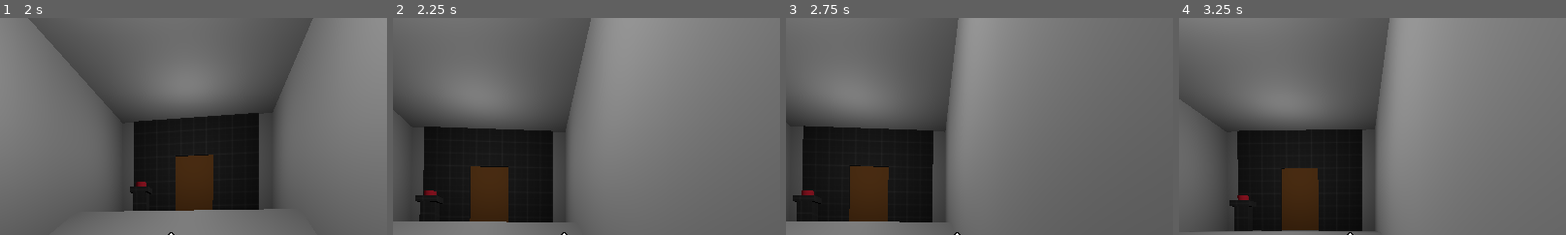
Above: before the commit, frames 1-4 (left to right).
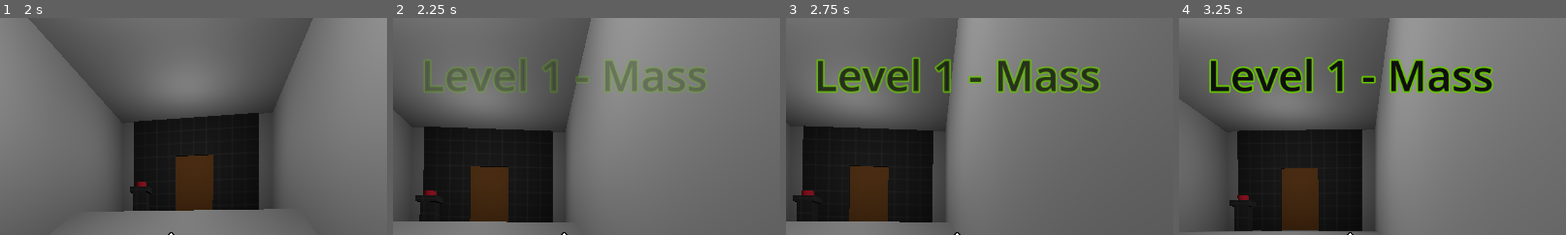
Above: after the commit, the same moments.

Repository: Radian6405/Rescale
Game: Godot game, scene res://levels/Chapter 1/level_1_1.tscn
Same seed, same stepped clock (60 frames per second), same inputs: the game is played once before the commit and once after it.
Inputs (mouse positions are % of the whole screen's width and height, from its top left):
- Up to frame 1 (2 s): tap Enter at 0.5 s; move the mouse to (55, 50) at 0.52 s; hold D (move_right) 0.53-1.28 s; tap Q (decrease_size) at 0.6 s; tap Space (jump) at 0.77, 1.52 s; move the mouse to (45, 50) at 1.27 s; hold S (move_back) from 1.28 s (still down); click (45, 50) at 1.35 s
- Up to frame 2 (2.25 s): move the mouse to (52, 48) at 2.02 s; release S (move_back) at 2.03 s; hold D (move_right) from 2.03 s (still down); tap E (increase_size) at 2.1 s
- Up to frame 3 (2.75 s): keep holding D (move_right)
- Up to frame 4 (3.25 s): keep holding D (move_right); move the mouse to (49, 52) at 2.77 s; tap F (interact) at 2.85 s; tap Space (jump) at 3.02 s
The pictures show only the part of the screen within x 28-78%, y 0-50%; the shares and areas given below are measured in that part.

Frame 1 is identical in both runs. In frame 2, 4.9% of the frame differs, in the area x 8-82%, y 18-35%; in frame 3, 6.0%; in frame 4, 6.1%, in the area x 7-82%, y 17-35%.

Commit message:
feat: main menu

Diff:
--- /dev/null
+++ b/assets/shaders/backdrop.tres
@@ -0,0 +1,29 @@
+[gd_resource type="VisualShader" load_steps=2 format=3 uid="uid://tnu78kx825jj"]
+
+[sub_resource type="VisualShaderNodeColorConstant" id="VisualShaderNodeColorConstant_1jsxw"]
+constant = Color(0, 0, 0, 1)
+
+[resource]
+code = "shader_type canvas_item;
+render_mode blend_mix;
+
+
+
+
+void fragment() {
+// ColorConstant:2
+	vec4 n_out2p0 = vec4(0.000000, 0.000000, 0.000000, 1.000000);
+
+
+// Output:0
+	COLOR.rgb = vec3(n_out2p0.xyz);
+
+
+}
+"
+graph_offset = Vector2(-466.4, -23.2)
+mode = 1
+flags/light_only = false
+nodes/fragment/2/node = SubResource("VisualShaderNodeColorConstant_1jsxw")
+nodes/fragment/2/position = Vector2(-100, 160)
+nodes/fragment/connections = PackedInt32Array(2, 0, 0, 0)
--- /dev/null
+++ b/assets/shaders/blur.tres
@@ -0,0 +1,58 @@
+[gd_resource type="VisualShader" load_steps=5 format=3 uid="uid://dp0lrptnkt8sf"]
+
+[sub_resource type="VisualShaderNodeTexture" id="VisualShaderNodeTexture_rvtn2"]
+source = 5
+
+[sub_resource type="VisualShaderNodeInput" id="VisualShaderNodeInput_1gecq"]
+input_name = "screen_uv"
+
+[sub_resource type="VisualShaderNodeFloatConstant" id="VisualShaderNodeFloatConstant_trupk"]
+constant = 2.0
+
+[sub_resource type="VisualShaderNodeTexture2DParameter" id="VisualShaderNodeTexture2DParameter_12huu"]
+parameter_name = "Screen"
+texture_type = 1
+texture_filter = 4
+texture_source = 1
+
+[resource]
+code = "shader_type canvas_item;
+render_mode blend_mix;
+
+uniform sampler2D Screen : source_color, filter_linear_mipmap, hint_screen_texture;
+
+
+
+void fragment() {
+// Input:3
+	vec2 n_out3p0 = SCREEN_UV;
+
+
+// FloatConstant:4
+	float n_out4p0 = 2.000000;
+
+
+	vec4 n_out2p0;
+// Texture2D:2
+	n_out2p0 = textureLod(Screen, n_out3p0, n_out4p0);
+
+
+// Output:0
+	COLOR.rgb = vec3(n_out2p0.xyz);
+
+
+}
+"
+graph_offset = Vector2(-133.646, 87.3367)
+mode = 1
+flags/light_only = false
+nodes/fragment/0/position = Vector2(840, 180)
+nodes/fragment/2/node = SubResource("VisualShaderNodeTexture_rvtn2")
+nodes/fragment/2/position = Vector2(500, 340)
+nodes/fragment/3/node = SubResource("VisualShaderNodeInput_1gecq")
+nodes/fragment/3/position = Vector2(-60, 200)
+nodes/fragment/4/node = SubResource("VisualShaderNodeFloatConstant_trupk")
+nodes/fragment/4/position = Vector2(0, 300)
+nodes/fragment/5/node = SubResource("VisualShaderNodeTexture2DParameter_12huu")
+nodes/fragment/5/position = Vector2(-60, 400)
+nodes/fragment/connections = PackedInt32Array(2, 0, 0, 0, 3, 0, 2, 0, 4, 0, 2, 1, 5, 0, 2, 2)
--- a/levels/Chapter 1/level_1_1.tscn
+++ b/levels/Chapter 1/level_1_1.tscn
@@ -128,5 +128,6 @@
 [node name="player" parent="." node_paths=PackedStringArray("pickups_manager") instance=ExtResource("2_0woq7")]
 transform = Transform3D(-4.37114e-08, 0, -1, 0, 1, 0, 1, 0, -4.37114e-08, -19.7, 28.2, 0)
 pickups_manager = NodePath("../PickupManager")
+level_name = "Level 1 - Mass"
 
 [editable path="PlatformManager/Platform"]
--- a/levels/Chapter 1/level_1_2.tscn
+++ b/levels/Chapter 1/level_1_2.tscn
@@ -183,5 +183,7 @@
 [node name="player" parent="." node_paths=PackedStringArray("pickups_manager") instance=ExtResource("6_27mv4")]
 transform = Transform3D(-4.37114e-08, 0, -1, 0, 1, 0, 1, 0, -4.37114e-08, -19.7, 28.2, 0)
 pickups_manager = NodePath("../PickupManager")
+scale_change = 0.1
+level_name = "Level 2 - Scale"
 
 [editable path="PlatformManager/BoxPlatform"]
--- a/levels/Chapter 1/level_1_3.tscn
+++ b/levels/Chapter 1/level_1_3.tscn
@@ -75,7 +75,7 @@
 
 [node name="Exit" parent="CSGCombiner3D" instance=ExtResource("2_87aw0")]
 transform = Transform3D(1, 0, 0, 0, 1, 0, 0, 0, 1, 80.9198, 1, 11)
-file_path = "res://levels/Chapter 1/level_1_1.tscn"
+file_path = "res://scenes/menus/main_menu.tscn"
 
 [node name="PickupManager" type="Node3D" parent="."]
 
@@ -151,6 +151,8 @@
 [node name="player" parent="." node_paths=PackedStringArray("pickups_manager") instance=ExtResource("7_epfu0")]
 transform = Transform3D(-4.37114e-08, 0, -1, 0, 1, 0, 1, 0, -4.37114e-08, -19.7, 28.2, 0)
 pickups_manager = NodePath("../PickupManager")
+scale_change = 0.1
+level_name = "Level 3 - Velocity"
 
 [node name="killzone" parent="." instance=ExtResource("9_xlvhd")]
 transform = Transform3D(1, 0, 0, 0, 1, 0, 0, 0, 1, 37, 0, 11)
--- a/levels/sandbox.tscn
+++ b/levels/sandbox.tscn
@@ -43,6 +43,7 @@
 [node name="player" parent="." node_paths=PackedStringArray("pickups_manager") instance=ExtResource("1_3w358")]
 transform = Transform3D(-1, 0, -8.74228e-08, 0, 1, 0, 8.74228e-08, 0, -1, 0, 0, 0)
 pickups_manager = NodePath("../PickupsManager")
+scale_change = 0.1
 
 [node name="LevelContent" type="Node3D" parent="."]
 
--- a/player/player.gd
+++ b/player/player.gd
@@ -34,13 +34,15 @@
 @onready var camera: Camera3D = $Head/Camera3D
 @onready var grab_ray: RayCast3D = $Head/Camera3D/GrabRay
 @onready var hand: Node3D = $Head/Camera3D/hand
+@onready var level_name_label: Label = $Control/LevelName
 
 @export var pickups_manager: Node3D
 @export var scale_change := 0.1
-
+@export var level_name: String
 
 func _ready() -> void:
 	Input.mouse_mode = Input.MOUSE_MODE_CAPTURED
+	level_name_label.text = level_name
 
 func _unhandled_input(event: InputEvent) -> void:
 	if event is InputEventMouseMotion && Input.mouse_mode == Input.MOUSE_MODE_CAPTURED:
--- a/player/player.tscn
+++ b/player/player.tscn
@@ -6,6 +6,43 @@
 [sub_resource type="CapsuleMesh" id="CapsuleMesh_fdgca"]
 
 [sub_resource type="CapsuleShape3D" id="CapsuleShape3D_acgfc"]
+
+[sub_resource type="Animation" id="Animation_rf0fd"]
+resource_name = "text_fade"
+length = 7.0
+tracks/0/type = "value"
+tracks/0/imported = false
+tracks/0/enabled = true
+tracks/0/path = NodePath("LevelName:modulate")
+tracks/0/interp = 1
+tracks/0/loop_wrap = true
+tracks/0/keys = {
+"times": PackedFloat32Array(0, 2, 3, 6, 7),
+"transitions": PackedFloat32Array(1, 1, 1, 1, 1),
+"update": 0,
+"values": [Color(1, 1, 1, 0), Color(1, 1, 1, 0), Color(1, 1, 1, 1), Color(1, 1, 1, 1), Color(1, 1, 1, 0)]
+}
+
+[sub_resource type="Animation" id="Animation_w3106"]
+length = 0.001
+tracks/0/type = "value"
+tracks/0/imported = false
+tracks/0/enabled = true
+tracks/0/path = NodePath("LevelName:modulate")
+tracks/0/interp = 1
+tracks/0/loop_wrap = true
+tracks/0/keys = {
+"times": PackedFloat32Array(0),
+"transitions": PackedFloat32Array(1),
+"update": 0,
+"values": [Color(1, 1, 1, 1)]
+}
+
+[sub_resource type="AnimationLibrary" id="AnimationLibrary_0m256"]
+_data = {
+"RESET": SubResource("Animation_w3106"),
+"text_fade": SubResource("Animation_rf0fd")
+}
 
 [node name="player" type="CharacterBody3D"]
 collision_layer = 3
@@ -34,13 +71,37 @@
 [node name="hand" type="Node3D" parent="Head/Camera3D"]
 transform = Transform3D(1, 0, 0, 0, 1, 0, 0, 0, 1, 0, 0, -2)
 
-[node name="CrosshairContainer" type="CenterContainer" parent="."]
+[node name="Control" type="MarginContainer" parent="."]
 anchors_preset = 15
 anchor_right = 1.0
 anchor_bottom = 1.0
 grow_horizontal = 2
 grow_vertical = 2
+theme_override_constants/margin_left = 40
+theme_override_constants/margin_top = 40
+theme_override_constants/margin_right = 40
+theme_override_constants/margin_bottom = 40
 
-[node name="Crosshair" type="Control" parent="CrosshairContainer"]
+[node name="LevelName" type="Label" parent="Control"]
+layout_mode = 2
+size_flags_vertical = 0
+theme_override_colors/font_color = Color(0.0579963, 0.0579963, 0.0579963, 1)
+theme_override_colors/font_outline_color = Color(0.399548, 0.762004, 0.00660046, 1)
+theme_override_constants/outline_size = 10
+theme_override_font_sizes/font_size = 64
+text = "Hello"
+horizontal_alignment = 1
+vertical_alignment = 1
+
+[node name="CrosshairContainer" type="CenterContainer" parent="Control"]
+layout_mode = 2
+
+[node name="Crosshair" type="Control" parent="Control/CrosshairContainer"]
 layout_mode = 2
 script = ExtResource("2_pe05e")
+
+[node name="AnimationPlayer" type="AnimationPlayer" parent="Control"]
+libraries = {
+"": SubResource("AnimationLibrary_0m256")
+}
+autoplay = "text_fade"
--- /dev/null
+++ b/scenes/menus/main_menu.gd
@@ -0,0 +1,38 @@
+extends Node3D
+
+@onready var main_control: Control = $MainControl
+@onready var level_control: Control = $LevelControl
+
+@export_file("*.tscn") var level_1_1
+@export_file("*.tscn") var level_1_2
+@export_file("*.tscn") var level_1_3
+
+func _ready() -> void:
+	main_control.visible = true
+	level_control.visible = false
+	Input.mouse_mode = Input.MOUSE_MODE_VISIBLE
+
+func _on_play_button_pressed() -> void:
+	main_control.visible = false
+	level_control.visible = true
+
+
+func _on_options_button_pressed() -> void:
+	pass # Replace with function body.
+
+
+func _on_quit_button_pressed() -> void:
+	get_tree().quit()
+
+
+func _on_level_1_button_pressed() -> void:
+	change_level(level_1_1)
+
+func _on_level_2_button_pressed() -> void:
+	change_level(level_1_2)
+
+func _on_level_3_button_pressed() -> void:
+	change_level(level_1_3)
+
+func change_level(level) -> void:
+	get_tree().change_scene_to_file(level)
--- /dev/null
+++ b/scenes/menus/main_menu.tscn
@@ -0,0 +1,406 @@
+[gd_scene load_steps=24 format=3 uid="uid://b6nrhs2j5iln1"]
+
+[ext_resource type="Material" uid="uid://c64l14y8yw7rg" path="res://assets/materials/sandbox.tres" id="1_5yh7m"]
+[ext_resource type="Script" path="res://scenes/menus/main_menu.gd" id="1_i68o8"]
+[ext_resource type="PackedScene" uid="uid://b2sllf85saywo" path="res://scenes/pickups/cube_pickup.tscn" id="2_odowm"]
+[ext_resource type="PackedScene" uid="uid://m4osbyi6q6ct" path="res://scenes/pickups/cylinder_pickup.tscn" id="3_eg2gw"]
+[ext_resource type="PackedScene" uid="uid://b7w7om0kedcoi" path="res://scenes/pickups/sphere_pickup.tscn" id="4_0rofk"]
+[ext_resource type="Shader" uid="uid://dp0lrptnkt8sf" path="res://assets/shaders/blur.tres" id="6_26yb7"]
+
+[sub_resource type="ProceduralSkyMaterial" id="ProceduralSkyMaterial_vllwb"]
+sky_horizon_color = Color(0.64625, 0.65575, 0.67075, 1)
+ground_horizon_color = Color(0.64625, 0.65575, 0.67075, 1)
+
+[sub_resource type="Sky" id="Sky_u4x6p"]
+sky_material = SubResource("ProceduralSkyMaterial_vllwb")
+
+[sub_resource type="Environment" id="Environment_4qrmj"]
+background_mode = 2
+sky = SubResource("Sky_u4x6p")
+tonemap_mode = 2
+glow_enabled = true
+
+[sub_resource type="StyleBoxFlat" id="StyleBoxFlat_sfqi2"]
+bg_color = Color(0.09625, 0.382445, 0.496426, 1)
+border_width_left = 4
+border_width_top = 4
+border_width_right = 4
+border_width_bottom = 4
+border_color = Color(3.19588e-05, 0.901016, 0.982776, 1)
+corner_radius_top_left = 10
+corner_radius_top_right = 10
+corner_radius_bottom_right = 10
+corner_radius_bottom_left = 10
+
+[sub_resource type="StyleBoxFlat" id="StyleBoxFlat_g1ylm"]
+bg_color = Color(0.09625, 0.382445, 0.496426, 1)
+border_width_left = 4
+border_width_top = 4
+border_width_right = 4
+border_width_bottom = 4
+border_color = Color(3.19588e-05, 0.901016, 0.982776, 1)
+corner_radius_top_left = 10
+corner_radius_top_right = 10
+corner_radius_bottom_right = 10
+corner_radius_bottom_left = 10
+shadow_color = Color(0.572549, 0.909804, 0.972549, 0.2)
+shadow_size = 10
+
+[sub_resource type="StyleBoxFlat" id="StyleBoxFlat_3n33r"]
+bg_color = Color(0.063528, 0.286823, 0.375424, 0.329412)
+border_width_left = 4
+border_width_top = 4
+border_width_right = 4
+border_width_bottom = 4
+border_color = Color(3.19588e-05, 0.901016, 0.982776, 1)
+corner_radius_top_left = 10
+corner_radius_top_right = 10
+corner_radius_bottom_right = 10
+corner_radius_bottom_left = 10
+shadow_color = Color(0.572549, 0.909804, 0.972549, 0.2)
+shadow_size = 10
+
+[sub_resource type="StyleBoxFlat" id="StyleBoxFlat_2gsou"]
+bg_color = Color(0.2, 0.372549, 0.2, 1)
+border_width_left = 4
+border_width_top = 4
+border_width_right = 4
+border_width_bottom = 4
+border_color = Color(1.92523e-07, 0.990272, 0.0907444, 1)
+corner_radius_top_left = 10
+corner_radius_top_right = 10
+corner_radius_bottom_right = 10
+corner_radius_bottom_left = 10
+
+[sub_resource type="StyleBoxFlat" id="StyleBoxFlat_vpcd5"]
+bg_color = Color(0.201171, 0.374397, 0.198524, 1)
+border_width_left = 4
+border_width_top = 4
+border_width_right = 4
+border_width_bottom = 4
+border_color = Color(1.92523e-07, 0.990272, 0.0907444, 1)
+corner_radius_top_left = 10
+corner_radius_top_right = 10
+corner_radius_bottom_right = 10
+corner_radius_bottom_left = 10
+shadow_color = Color(0.796078, 0.960784, 0.560784, 0.196078)
+shadow_size = 10
+
+[sub_resource type="StyleBoxFlat" id="StyleBoxFlat_4b2oq"]
+bg_color = Color(0.2, 0.372549, 0.2, 0.282353)
+border_width_left = 4
+border_width_top = 4
+border_width_right = 4
+border_width_bottom = 4
+border_color = Color(1.92523e-07, 0.990272, 0.0907444, 1)
+corner_radius_top_left = 10
+corner_radius_top_right = 10
+corner_radius_bottom_right = 10
+corner_radius_bottom_left = 10
+shadow_color = Color(0.796078, 0.960784, 0.560784, 0.196078)
+shadow_size = 10
+
+[sub_resource type="StyleBoxFlat" id="StyleBoxFlat_ddc78"]
+bg_color = Color(0.499018, 0.329043, 0, 1)
+border_width_left = 4
+border_width_top = 4
+border_width_right = 4
+border_width_bottom = 4
+border_color = Color(1, 0.722699, 0.291847, 1)
+corner_radius_top_left = 10
+corner_radius_top_right = 10
+corner_radius_bottom_right = 10
+corner_radius_bottom_left = 10
+
+[sub_resource type="StyleBoxFlat" id="StyleBoxFlat_ruftt"]
+bg_color = Color(0.499018, 0.329043, 0, 1)
+border_width_left = 4
+border_width_top = 4
+border_width_right = 4
+border_width_bottom = 4
+border_color = Color(1, 0.722699, 0.291847, 1)
+corner_radius_top_left = 10
+corner_radius_top_right = 10
+corner_radius_bottom_right = 10
+corner_radius_bottom_left = 10
+shadow_color = Color(0.988235, 0.882353, 0.576471, 0.298039)
+shadow_size = 10
+
+[sub_resource type="StyleBoxFlat" id="StyleBoxFlat_m37lk"]
+bg_color = Color(0.498039, 0.329412, 0, 0.298039)
+border_width_left = 4
+border_width_top = 4
+border_width_right = 4
+border_width_bottom = 4
+border_color = Color(1, 0.722699, 0.291847, 1)
+corner_radius_top_left = 10
+corner_radius_top_right = 10
+corner_radius_bottom_right = 10
+corner_radius_bottom_left = 10
+shadow_color = Color(0.988235, 0.882353, 0.576471, 0.2)
+shadow_size = 10
+
+[sub_resource type="ShaderMaterial" id="ShaderMaterial_rug2t"]
+shader = ExtResource("6_26yb7")
+
+[sub_resource type="PlaceholderTexture2D" id="PlaceholderTexture2D_vpb5d"]
+
+[sub_resource type="StyleBoxFlat" id="StyleBoxFlat_602o4"]
+bg_color = Color(0.109804, 0.109804, 0.109804, 0.737255)
+
+[sub_resource type="StyleBoxFlat" id="StyleBoxFlat_la62k"]
+bg_color = Color(0.278991, 0.278991, 0.278991, 1)
+corner_radius_top_left = 10
+corner_radius_top_right = 10
+
+[sub_resource type="PlaceholderTexture2D" id="PlaceholderTexture2D_wqlmk"]
+size = Vector2(200, 200)
+
+[node name="MainMenu" type="Node3D"]
+script = ExtResource("1_i68o8")
+level_1_1 = "res://levels/Chapter 1/level_1_1.tscn"
+level_1_2 = "res://levels/Chapter 1/level_1_2.tscn"
+level_1_3 = "res://levels/Chapter 1/level_1_3.tscn"
+
+[node name="WorldEnvironment" type="WorldEnvironment" parent="."]
+environment = SubResource("Environment_4qrmj")
+
+[node name="DirectionalLight3D" type="DirectionalLight3D" parent="."]
+transform = Transform3D(-0.866023, -0.433016, 0.250001, 0, 0.499998, 0.866027, -0.500003, 0.749999, -0.43301, 0, 0, 0)
+shadow_enabled = true
+
+[node name="CSGBox3D" type="CSGBox3D" parent="."]
+material_override = ExtResource("1_5yh7m")
+use_collision = true
+collision_layer = 3
+collision_mask = 3
+size = Vector3(7, 0.1, 5)
+
+[node name="CSGBox3D2" type="CSGBox3D" parent="."]
+transform = Transform3D(1, 0, 0, 0, -4.37114e-08, -1, 0, 1, -4.37114e-08, 0, 2.5, 2.5)
+material_override = ExtResource("1_5yh7m")
+use_collision = true
+collision_layer = 3
+collision_mask = 3
+size = Vector3(7, 0.1, 5)
+
+[node name="Camera3D" type="Camera3D" parent="."]
+transform = Transform3D(-0.984808, 0, 0.173648, 0.00662357, 0.999272, 0.0375642, -0.173522, 0.0381436, -0.984091, 1.12093, 0.922929, 0.526745)
+
+[node name="Pickups" type="Node3D" parent="."]
+
+[node name="cube_pickup" parent="Pickups" instance=ExtResource("2_odowm")]
+transform = Transform3D(1, 0, 0, 0, 1, 0, 0, 0, 1, 0.2, 0.55, 1.8)
+initial_scale = 0.5
+max_scale = 0.5
+
+[node name="cylinder_pickup" parent="Pickups" instance=ExtResource("3_eg2gw")]
+transform = Transform3D(0.707107, -0.707107, 0, 0.707107, 0.707107, 0, 0, 0, 1, 0.9, 1.6, 1.8)
+initial_scale = 0.5
+max_scale = 0.5
+min_scale = 0.5
+
+[node name="sphere_pickup" parent="Pickups" instance=ExtResource("4_0rofk")]
+transform = Transform3D(1, 0, 0, 0, 1, 0, 0, 0, 1, -0.4, 1.8, 1.5)
+initial_scale = 0.5
+max_scale = 0.5
+min_scale = 0.5
+
+[node name="MainControl" type="Control" parent="."]
+visible = false
+layout_mode = 3
+anchors_preset = 15
+anchor_right = 1.0
+anchor_bottom = 1.0
+grow_horizontal = 2
+grow_vertical = 2
+
+[node name="VBoxContainer" type="VBoxContainer" parent="MainControl"]
+custom_minimum_size = Vector2(300, 0)
+layout_mode = 1
+anchors_preset = 2
+anchor_top = 1.0
+anchor_bottom = 1.0
+offset_top = -457.0
+offset_right = 461.0
+grow_vertical = 0
+theme_override_constants/separation = 15
+alignment = 1
+
+[node name="HBoxContainer" type="HBoxContainer" parent="MainControl/VBoxContainer"]
+layout_mode = 2
+alignment = 1
+
+[node name="PlayButton" type="Button" parent="MainControl/VBoxContainer/HBoxContainer"]
+custom_minimum_size = Vector2(250, 80)
+layout_mode = 2
+size_flags_horizontal = 0
+size_flags_vertical = 4
+theme_override_colors/font_color = Color(1, 1, 1, 1)
+theme_override_colors/font_pressed_color = Color(1, 1, 1, 1)
+theme_override_colors/font_hover_color = Color(1, 1, 1, 1)
+theme_override_colors/font_focus_color = Color(1, 1, 1, 1)
+theme_override_colors/font_hover_pressed_color = Color(1, 1, 1, 1)
+theme_override_font_sizes/font_size = 36
+theme_override_styles/normal = SubResource("StyleBoxFlat_sfqi2")
+theme_override_styles/hover = SubResource("StyleBoxFlat_g1ylm")
+theme_override_styles/pressed = SubResource("StyleBoxFlat_3n33r")
+theme_override_styles/focus = SubResource("StyleBoxFlat_3n33r")
+text = "Play"
+
+[node name="HBoxContainer2" type="HBoxContainer" parent="MainControl/VBoxContainer"]
+layout_mode = 2
+alignment = 1
+
+[node name="OptionsButton" type="Button" parent="MainControl/VBoxContainer/HBoxContainer2"]
+custom_minimum_size = Vector2(250, 80)
+layout_mode = 2
+size_flags_horizontal = 0
+size_flags_vertical = 4
+theme_override_colors/font_color = Color(1, 1, 1, 1)
+theme_override_colors/font_pressed_color = Color(1, 1, 1, 1)
+theme_override_colors/font_hover_color = Color(1, 1, 1, 1)
+theme_override_colors/font_focus_color = Color(1, 1, 1, 1)
+theme_override_colors/font_hover_pressed_color = Color(1, 1, 1, 1)
+theme_override_font_sizes/font_size = 36
+theme_override_styles/normal = SubResource("StyleBoxFlat_2gsou")
+theme_override_styles/hover = SubResource("StyleBoxFlat_vpcd5")
+theme_override_styles/pressed = SubResource("StyleBoxFlat_4b2oq")
+theme_override_styles/focus = SubResource("StyleBoxFlat_4b2oq")
+text = "Options"
+
+[node name="HBoxContainer3" type="HBoxContainer" parent="MainControl/VBoxContainer"]
+layout_mode = 2
+alignment = 1
+
+[node name="QuitButton" type="Button" parent="MainControl/VBoxContainer/HBoxContainer3"]
+custom_minimum_size = Vector2(250, 80)
+layout_mode = 2
+size_flags_horizontal = 0
+size_flags_vertical = 4
+theme_override_colors/font_color = Color(1, 1, 1, 1)
+theme_override_colors/font_pressed_color = Color(1, 1, 1, 1)
+theme_override_colors/font_hover_color = Color(1, 1, 1, 1)
+theme_override_colors/font_focus_color = Color(1, 1, 1, 1)
+theme_override_colors/font_hover_pressed_color = Color(1, 1, 1, 1)
+theme_override_font_sizes/font_size = 36
+theme_override_styles/normal = SubResource("StyleBoxFlat_ddc78")
+theme_override_styles/hover = SubResource("StyleBoxFlat_ruftt")
+theme_override_styles/pressed = SubResource("StyleBoxFlat_m37lk")
+theme_override_styles/focus = SubResource("StyleBoxFlat_m37lk")
+text = "Quit"
+
+[node name="LevelControl" type="Control" parent="."]
+layout_mode = 3
+anchors_preset = 15
+anchor_right = 1.0
+anchor_bottom = 1.0
+grow_horizontal = 2
+grow_vertical = 2
+
+[node name="BGBlur" type="TextureRect" parent="LevelControl"]
+material = SubResource("ShaderMaterial_rug2t")
+layout_mode = 1
+anchors_preset = 15
+anchor_right = 1.0
+anchor_bottom = 1.0
+grow_horizontal = 2
+grow_vertical = 2
+texture = SubResource("PlaceholderTexture2D_vpb5d")
+
+[node name="Panel" type="Panel" parent="LevelControl"]
+custom_minimum_size = Vector2(800, 0)
+layout_mode = 1
+anchors_preset = 13
+anchor_left = 0.5
+anchor_right = 0.5
+anchor_bottom = 1.0
+grow_horizontal = 2
+grow_vertical = 2
+theme_override_styles/panel = SubResource("StyleBoxFlat_602o4")
+
+[node name="VBoxContainer" type="VBoxContainer" parent="LevelControl"]
+custom_minimum_size = Vector2(700, 0)
+layout_mode = 1
+anchors_preset = 13
+anchor_left = 0.5
+anchor_right = 0.5
+anchor_bottom = 1.0
+grow_horizontal = 2
+grow_vertical = 2
+theme_override_constants/separation = 20
+alignment = 1
+
+[node name="Chapter1" type="Label" parent="LevelControl/VBoxContainer"]
+layout_mode = 2
+theme_override_font_sizes/font_size = 64
+text = "Chapter 1"
+horizontal_alignment = 1
+vertical_alignment = 1
+
+[node name="HBoxContainer" type="HBoxContainer" parent="LevelControl/VBoxContainer"]
+layout_mode = 2
+theme_override_constants/separation = 25
+alignment = 1
+
+[node name="VBoxContainer" type="VBoxContainer" parent="LevelControl/VBoxContainer/HBoxContainer"]
+layout_mode = 2
+theme_override_constants/separation = 0
+alignment = 1
+
+[node name="Level1Label" type="Label" parent="LevelControl/VBoxContainer/HBoxContainer/VBoxContainer"]
+custom_minimum_size = Vector2(200, 50)
+layout_mode = 2
+theme_override_colors/font_color = Color(1, 1, 1, 1)
+theme_override_font_sizes/font_size = 22
+theme_override_styles/normal = SubResource("StyleBoxFlat_la62k")
+text = "Level 1 - Mass"
+horizontal_alignment = 1
+vertical_alignment = 1
+
+[node name="Level1Button" type="TextureButton" parent="LevelControl/VBoxContainer/HBoxContainer/VBoxContainer"]
+layout_mode = 2
+texture_normal = SubResource("PlaceholderTexture2D_wqlmk")
+
+[node name="VBoxContainer2" type="VBoxContainer" parent="LevelControl/VBoxContainer/HBoxContainer"]
+layout_mode = 2
+theme_override_constants/separation = 0
+
+[node name="Level2Label" type="Label" parent="LevelControl/VBoxContainer/HBoxContainer/VBoxContainer2"]
+custom_minimum_size = Vector2(200, 50)
+layout_mode = 2
+theme_override_colors/font_color = Color(1, 1, 1, 1)
+theme_override_font_sizes/font_size = 22
+theme_override_styles/normal = SubResource("StyleBoxFlat_la62k")
+text = "Level 2 - Scale"
+horizontal_alignment = 1
+vertical_alignment = 1
+
+[node name="Level2Button" type="TextureButton" parent="LevelControl/VBoxContainer/HBoxContainer/VBoxContainer2"]
+layout_mode = 2
+texture_normal = SubResource("PlaceholderTexture2D_wqlmk")
+
+[node name="VBoxContainer3" type="VBoxContainer" parent="LevelControl/VBoxContainer/HBoxContainer"]
+layout_mode = 2
+theme_override_constants/separation = 0
+
+[node name="Level3Label" type="Label" parent="LevelControl/VBoxContainer/HBoxContainer/VBoxContainer3"]
+custom_minimum_size = Vector2(200, 50)
+layout_mode = 2
+theme_override_colors/font_color = Color(1, 1, 1, 1)
+theme_override_font_sizes/font_size = 22
+theme_override_styles/normal = SubResource("StyleBoxFlat_la62k")
+text = "Level 3 - Velocity"
+horizontal_alignment = 1
+vertical_alignment = 1
+
+[node name="Level3Button" type="TextureButton" parent="LevelControl/VBoxContainer/HBoxContainer/VBoxContainer3"]
+layout_mode = 2
+texture_normal = SubResource("PlaceholderTexture2D_wqlmk")
+
+[connection signal="pressed" from="MainControl/VBoxContainer/HBoxContainer/PlayButton" to="." method="_on_play_button_pressed"]
+[connection signal="pressed" from="MainControl/VBoxContainer/HBoxContainer2/OptionsButton" to="." method="_on_options_button_pressed"]
+[connection signal="pressed" from="MainControl/VBoxContainer/HBoxContainer3/QuitButton" to="." method="_on_quit_button_pressed"]
+[connection signal="pressed" from="LevelControl/VBoxContainer/HBoxContainer/VBoxContainer/Level1Button" to="." method="_on_level_1_button_pressed"]
+[connection signal="pressed" from="LevelControl/VBoxContainer/HBoxContainer/VBoxContainer2/Level2Button" to="." method="_on_level_2_button_pressed"]
+[connection signal="pressed" from="LevelControl/VBoxContainer/HBoxContainer/VBoxContainer3/Level3Button" to="." method="_on_level_3_button_pressed"]
Not shown: 1 places in player/player.tscn that only renumber resources
